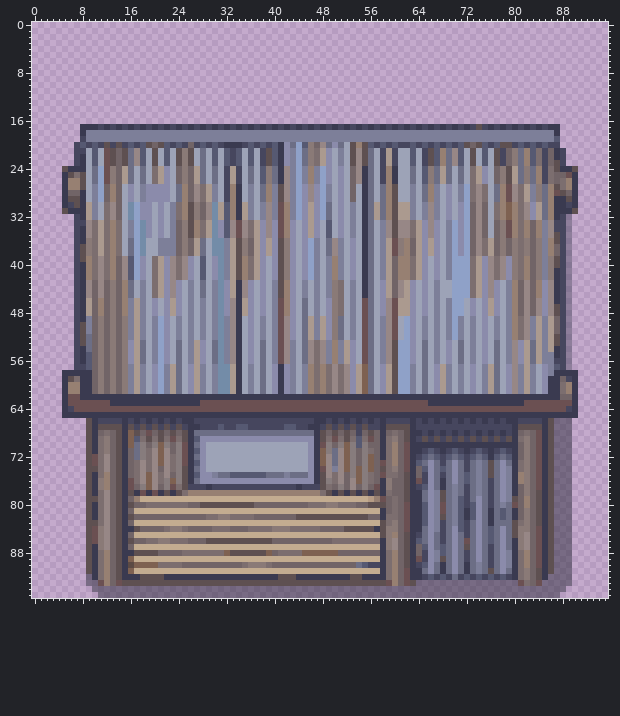
One commit to this sprite sheet: Assets/Sprite/Player/HousePlayer.png. Above is the file before it was changed.
The file is 96x96 pixels. Colours within 5 levels of each other are drawn and written as one.
And afterwards:
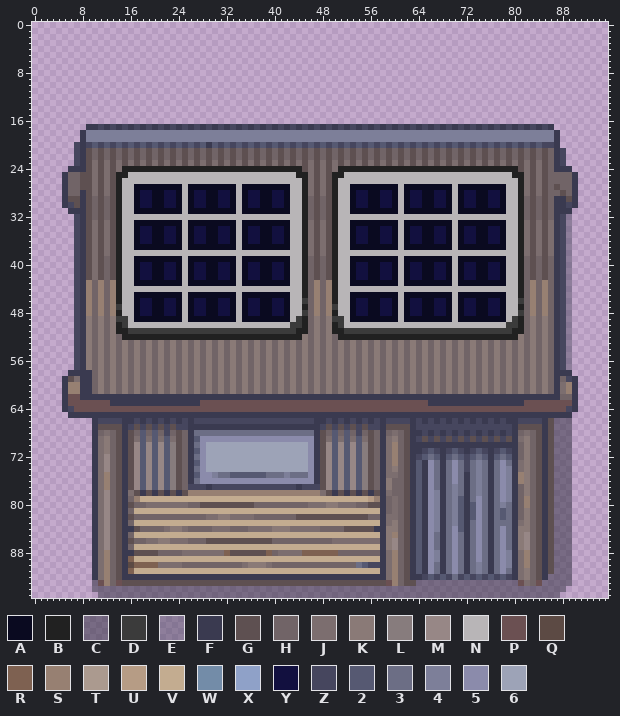
Palette (. is transparent): A #0a0a20  B #212121  C #2828377c  D #3b3b3b  E #3a3a5064  F #3a3a50  G #5e5051  H #716467  J #7c6e6f  K #8a7a77  L #877c7d  M #978786  N #b8b5b7  P #6b5052  Q #5c4a44  R #7e6151  S #978072  T #ab9a8f  U #b69c85  V #c3ac90  W #738ca8  X #8fa1c8  Y #12103f  Z #46465e  2 #565972  3 #6c6e85  4 #7d7f99  5 #8b8bab  6 #9da3b7
Changes in this commit:
Changed rows in their new state; - is an unchanged pixel.
first column x 5:
17 ---.-----------------------------------------------------------------F------------.---
19 ---F------------------------------------------------------------------------------F---
20 ---F---2-2----Z2Z----2--F--2Z2------Z2Z2Z2Z2Z2Z2Z2Z------2Z2Z2Z2Z2Z2Z2Z2Z2Z2Z2Z2Z-F---
21 ---FGHGH---HGHGHGHGHGHGHGHGHGHGHGH-HGHGHGHGHGHGH-H-HGHGHGHGHGHGHGHGH-HGH-HGHGHGHG-----
22 ----GHGH---HGHGHGHGHGHGHGHGHGHGHGH-HGHGHGHGHGHGH-H-HGHGHGHGHGHGHGHGH-HGH-HGHGHGHG-----
23 ----GJGJ-J-JGJGJGJGJGJGJGJGJGJGJGJ-JGJGJGJGJGJGJ-J-JGJGJGJGJGJGJGJGJ-JGJ-JGJGJG-G-F---
24 .---GJGJGJBBBBBBBBBBBBBBBBBBBBBBBBBBBBBBGJGJGJBBBBBBBBBBBBBBBBBBBBBBBBBBBBBBGJGJGHF--.
25 -HH-GJGJGBBNNNNNNNNNNNNNNNNNNNNNNNNNNNNBBJGJGBBNNNNNNNNNNNNNNNNNNNNNNNNNNNNBBJGJGH--H-
26 -HH-GJGJGBNNNNNNNNNNNNNNNNNNNNNNNNNNNNNNBJGJGBNNNNNNNNNNNNNNNNNNNNNNNNNNNNNNBJGJGH-HH-
27 -HH-GJGJGBNNAAAAAAAANAAAAAAAANAAAAAAAANNBJGJGBNNAAAAAAAANAAAAAAAANAAAAAAAANNBJGJGH-HH-
28 ----GJGJGBNNAYYAAYYANAYYAAYYANAYYAAYYANNBJGJGBNNAYYAAYYANAYYAAYYANAYYAAYYANNBJGJGHH---
29 ----GHG-GBNNAYYAAYYANAYYAAYYANAYYAAYYANNBHGHGBNNAYYAAYYANAYYAAYYANAYYAAYYANNBHGHGH----
30 ----GHGHGBNNAYYAAYYANAYYAAYYANAYYAAYYANNBHGHGBNNAYYAAYYANAYYAAYYANAYYAAYYANNBHGHGH----
31 .---GHGHGBNNAAAAAAAANAAAAAAAANAAAAAAAANNBHGHGBNNAAAAAAAANAAAAAAAANAAAAAAAANNBHGHGH---.
32 ----GHGHGBNNNNNNNNNNNNNNNNNNNNNNNNNNNNNNBHGHGBNNNNNNNNNNNNNNNNNNNNNNNNNNNNNNBHGHGH----
33 ---FG-G-GBNNAAAAAAAANAAAAAAAANAAAAAAAANNBJGJGBNNAAAAAAAANAAAAAAAANAAAAAAAANNBJGJGJF---
34 ----G-G-GBNNAYYAAYYANAYYAAYYANAYYAAYYANNBJGJGBNNAYYAAYYANAYYAAYYANAYYAAYYANNBJGJGJF---
35 ----G-G-GBNNAYYAAYYANAYYAAYYANAYYAAYYANNBJGJGBNNAYYAAYYANAYYAAYYANAYYAAYYANNBJGJGJF---
36 ----G-G-GBNNAYYAAYYANAYYAAYYANAYYAAYYANNBJGJGBNNAYYAAYYANAYYAAYYANAYYAAYYANNBJGJGJF---
37 ---FG-G-GBNNAAAAAAAANAAAAAAAANAAAAAAAANNBJGJGBNNAAAAAAAANAAAAAAAANAAAAAAAANNBJGJGJF---
38 ---FG-G-GBNNNNNNNNNNNNNNNNNNNNNNNNNNNNNNBJGJGBNNNNNNNNNNNNNNNNNNNNNNNNNNNNNNBJGJGJF---
39 ---FG-GHGBNNAAAAAAAANAAAAAAAANAAAAAAAANNBHGHGBNNAAAAAAAANAAAAAAAANAAAAAAAANNBHGHGHF---
40 ----G-GHGBNNAYYAAYYANAYYAAYYANAYYAAYYANNBHGHGBNNAYYAAYYANAYYAAYYANAYYAAYYANNBHGHGHF---
41 ----G-GHGBNNAYYAAYYANAYYAAYYANAYYAAYYANNBHGHGBNNAYYAAYYANAYYAAYYANAYYAAYYANNBHGHGH----
42 ----G-GHGBNNAYYAAYYANAYYAAYYANAYYAAYYANNBHGHGBNNAYYAAYYANAYYAAYYANAYYAAYYANNBHGHGH----
43 ----S-S-SBNNAAAAAAAANAAAAAAAANAAAAAAAANNBHSHSBNNAAAAAAAANAAAAAAAANAAAAAAAANNBHSHSH----
44 ----S-S-SBNNNNNNNNNNNNNNNNNNNNNNNNNNNNNNBHSHSBNNNNNNNNNNNNNNNNNNNNNNNNNNNNNNBHSHSH----
45 ----S-S-SBNNAAAAAAAANAAAAAAAANAAAAAAAANNBHSHSBNNAAAAAAAANAAAAAAAANAAAAAAAANNBHSHSH----
46 ----S---SBNNAYYAAYYANAYYAAYYANAYYAAYYANNDHSHSBNNAYYAAYYANAYYAAYYANAYYAAYYANNDHSHSH----
47 ----S---SDNNAYYAAYYANAYYAAYYANAYYAAYYANNBHSHSDNNAYYAAYYANAYYAAYYANAYYAAYYANNBHSHSHF---
48 ----S---SBNNAYYAAYYANAYYAAYYANAYYAAYYANNDHSHSBNNAYYAAYYANAYYAAYYANAYYAAYYANNDHSHSHF---
49 ----K----DDNAAAAAAAANAAAAAAAANAAAAAAAANDBHKHKDDNAAAAAAAANAAAAAAAANAAAAAAAANDBHKHKHF---
50 ---FK----BDNNNNNNNNNNNNNNNNNNNNNNNNNNNDDBHKHKBDNNNNNNNNNNNNNNNNNNNNNNNNNNNDDBHKHKHF---
51 ---FK----BBDDDDDDDDDDDDDDDDDDDDDDDDDDDDBBHKHKBBDDDDDDDDDDDDDDDDDDDDDDDDDDDDBBHKHKHF---
52 ---FK-----BBBBBBBBBBBBBBBBBBBBBBBBBBBBBBKHKHKHBBBBBBBBBBBBBBBBBBBBBBBBBBBBBBKHKHKHF---
53 ---FK------HKHKHKHKHKHKHKHKHKHKHKHKHKHKHKHKHKHKHKHKHKHKHKHKHKHKHKHKHKHKHKHKHKHKHKHF---
54 ----K------HKHKHKHKHKHKHKHKHKHKHKHKHKHKHKHKHKHKHKHKHKHKHKHKHKHKHKHKHKHKHKHKHKHKHKH----
55 ----K------HKHKHKHKHKHKHKHKHKHKHKHKHKHKHKHKHKHKHKHKHKHKHKHKHKHKHKHKHKHKHKHKHKHKHKH----
56 ----K------HKHKHKHKHKHKHKHKHKHKHKHKHKHKHKHKHKHKHKHKHKHKHKHKHKHKHKHKHKHKHKHKHKHKHKHF---
57 ---FK------HKHKHKHKHKHKHKHKHKHKHKHKHKHKHKHKHKHKHKHKHKHKHKHKHKHKHKHKHKHKHKHKHKHKHKHF---
58 .----------HKHKHKHKHKHKHKHKHKHKHKHKHKHKHKHKHKHKHKHKHKHKHKHKHKHKHKHKHKHKHKHKHKHKHKH---.
59 -----------HKHKHKHKHKHKHKHKHKHKHKHKHKHKHKHKHKHKHKHKHKHKHKHKHKHKHKHKHKHKHKHKHKHKHKH----
60 -----------HKHKHKHKHKHKHKHKHKHKHKHKHKHKHKHKHKHKHKHKHKHKHKHKHKHKHKHKHKHKHKHKHKHKHKH----
61 -----------HKHKHKHKHKHKHKHKHKHKHKHKHKHKHKHKHKHKHKHKHKHKHKHKHKHKHKHKHKHKHKHKHKHKHKH----
first column x 5:
65 .------------------------------------------------------------------------------------.
66 ----.------FZFZFZFZFZ-----------------------------------------------------------------
67 ----.------ZGZGZGZGZ---FFFFFFFFFFFFFFFFFF---------------------------------------------
68 ----.------GH2H2HZHGH------------------------2-2-------------------------------G------
69 ----.------GJ2J2J2JGH------------------------2-2---G---------------------------G------
70 ----.------GM2M2M2LGH----------------------GM2M2M--G-----G---------------------G------
71 ----.------GM2M2M2LGH----------------------GM2-2M2-G-----G---------------------G------
72 ----.F-----GM2M2M2LGH----------------------G-2-2M2-G-----G-----F---------------G------
73 ----.F-----GM2M2M2LGH----------------------G-2-2M2-G-F---G--F--F-------F-------G------
74 ----.F-----GM2M2M2LGH----------------------G-2-2M2-G-F---G-2F--F-------F-------G------
75 ----.------GM2M2M2LGH------------------------2-2M2-G-F-----2F--F---F---F-------G------
76 ----.-J----GM2M2M2LGH-----------------------M2-2-2-G-------2F------F---F-------G------
77 ----.-J----GM2M2M2LGH-----------------------M2M2-2-GH------2F------F---F-------G------
78 ----.------JGFGFGFGFG--------------------------------------2F--F---F---F--------------
79 ----.F-----------------------------------------------F-----2F--F---F---F---F----------
80 ----.------------------------------------------------F---G-2F--F---F---F---F----------
81 ----.----------------------------------------------------G-2F--F----------------------
82 ----.----------------------------------------------------G-2F--F----------------------
83 ----.F-----------------------------------------------F---G-2F--F---F-------F----------
84 ----.FJ----------------------------------------------F---G-2F--F---F---F---F---G------
85 ----.FJ----------------------------------------------F-----2F--F---F---F---F---G------
86 ----.FJ-----------------------------------------------------F--F---F---F-------G------
87 ----.-J----------------------------------------------------2F--F---F---F-------G------
88 ----.------------------------------------------------------2F--F---F---F-------G------
89 ----.------------------------------------------------------2F--F---F---F-------G------
90 ----.------------------------------------------------------2F----------F-------G------
91 ----.----------------------------------------------------G-2F----------F--------------
92 ----.--------FFFF-------------------FFF---------FF-------G----------------------------
93 ----.----------------------------------------------------G----------------------------
Pixel boxes of the changes (left, top, right, bottom) in both pictures:
changed: (62, 124, 578, 394)
erased: (62, 412, 68, 418)
erased: (572, 412, 578, 418)
changed: (86, 418, 104, 586)
changed: (128, 418, 446, 586)
changed: (536, 430, 542, 490)
changed: (464, 460, 518, 574)
changed: (536, 526, 542, 568)
